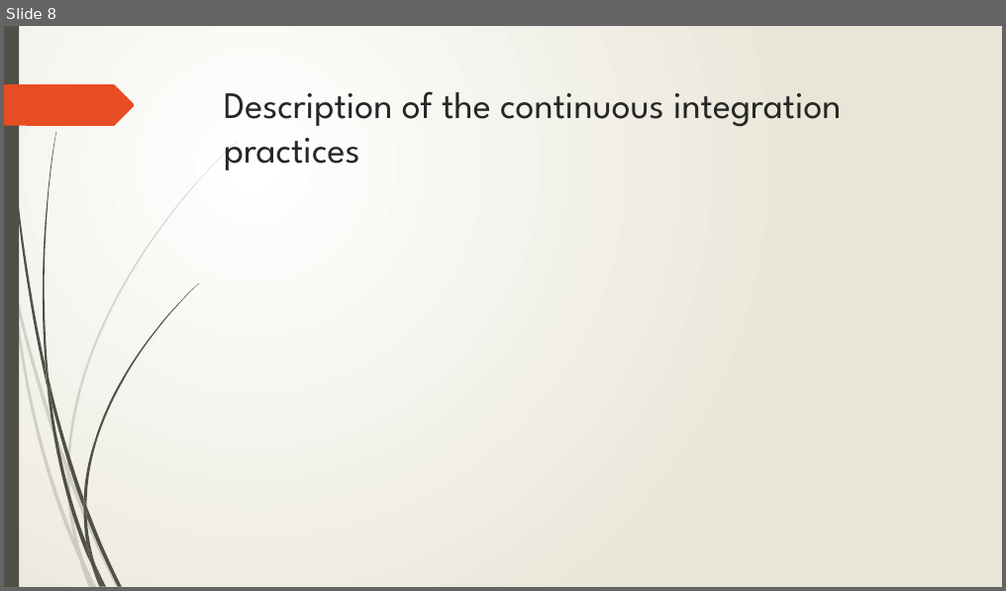
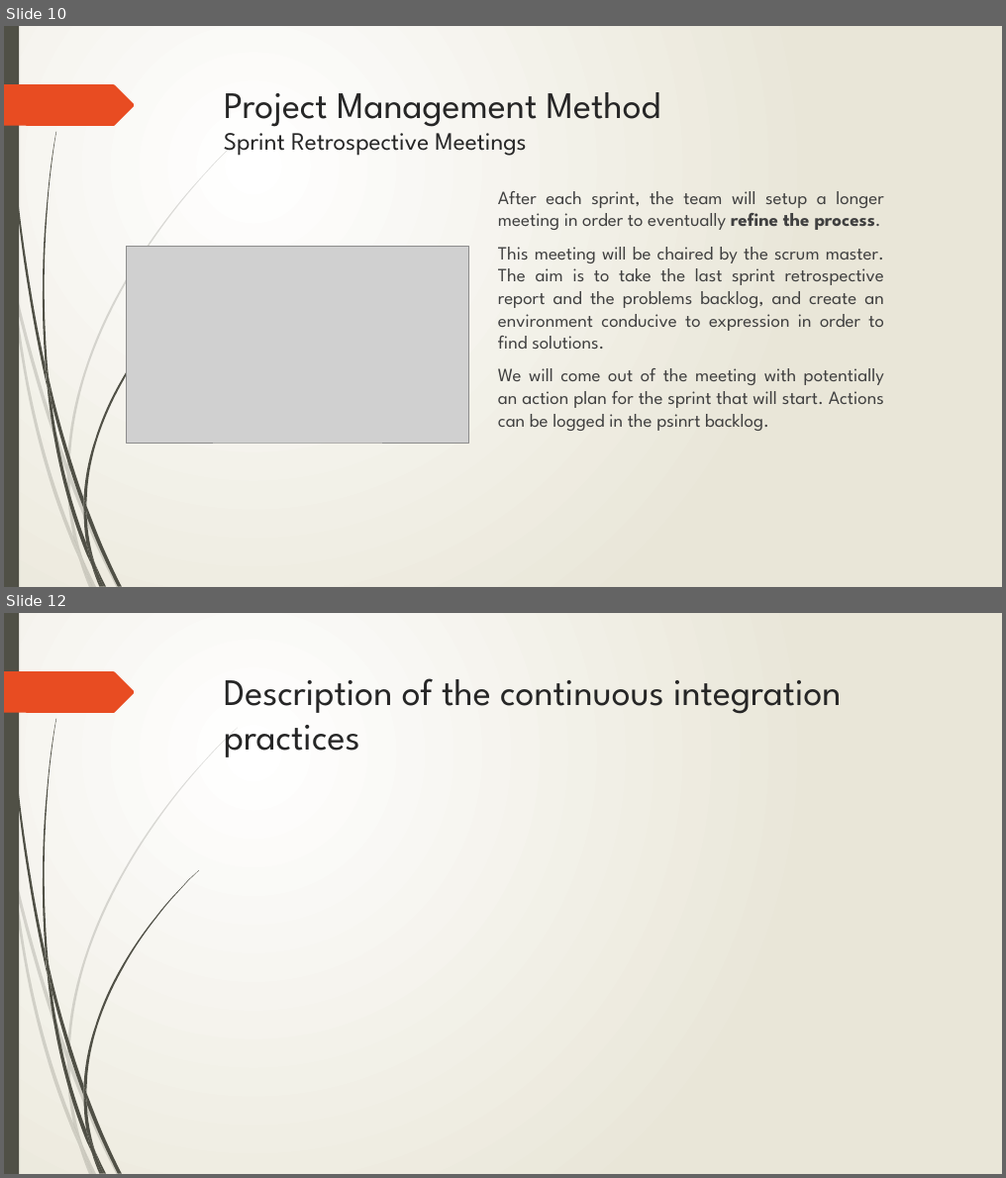
Before and after one commit to Toulouse-Exia-A4/AtlantisToulouseUML, a slide deck: ProjectManagement/Project Management.pptx. Shown one above the other, each under a label of ours: slide 8 before the commit, slides 10 and 12 after it; the slides between them are not shown. The pictures are 1006x591 and 1006x1178 pixels, drawn with LibreOffice and Linux fonts; fonts in the diff are those of the drawing; grey boxes stand for pictures. Boxes give left, top, right and bottom in pixels: in the first picture for what was removed or moved away, otherwise in the second. Text is boxed around its words. In the diff, an @@ line names an element or a change of style, - is before the commit and + after.

Commit message:
Project Management PPT Updated
Only Continuous Integration part is missing

```diff
--- a/ProjectManagement/Project Management.pptx
+++ b/ProjectManagement/Project Management.pptx
@@ slide 10 added at <box>4,26,1002,587</box>, background gradient #FFFFFF to #EAE7D8; not listed: 24 template elements that a slide beside it also shows @@
@@ title added at <box>224,92,661,156</box>, 24 pt, text #262626 @@
+Project Management Method
+Sprint Retrospective Meetings
@@ text added at <box>498,191,884,431</box>, 18 pt, text #404040 @@
+After each sprint, the team will setup a longer meeting in order to eventually refine the process.
+This meeting will be chaired by the scrum master. The aim is to take the last sprint retrospective report and the problems backlog, and create an environment conducive to expression in order to find solutions.
+We will come out of the meeting with potentially an action plan for the sprint that will start. Actions can be logged in the psinrt backlog.
@@ picture added at <box>126,246,469,443</box> @@
@@ what was slide 8 is now slide 12 @@
```
Also in this commit, not shown: 5 slides changed, 4 other slides added, 1 slide removed.
